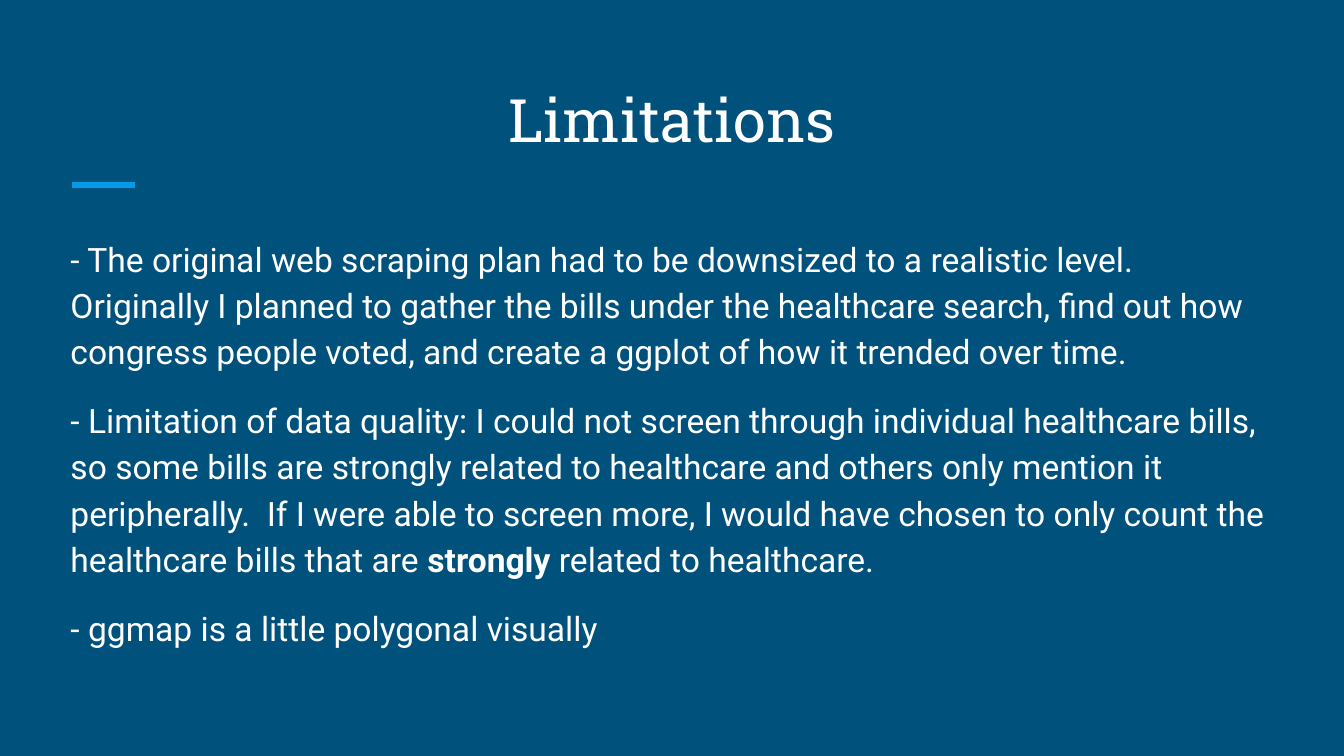
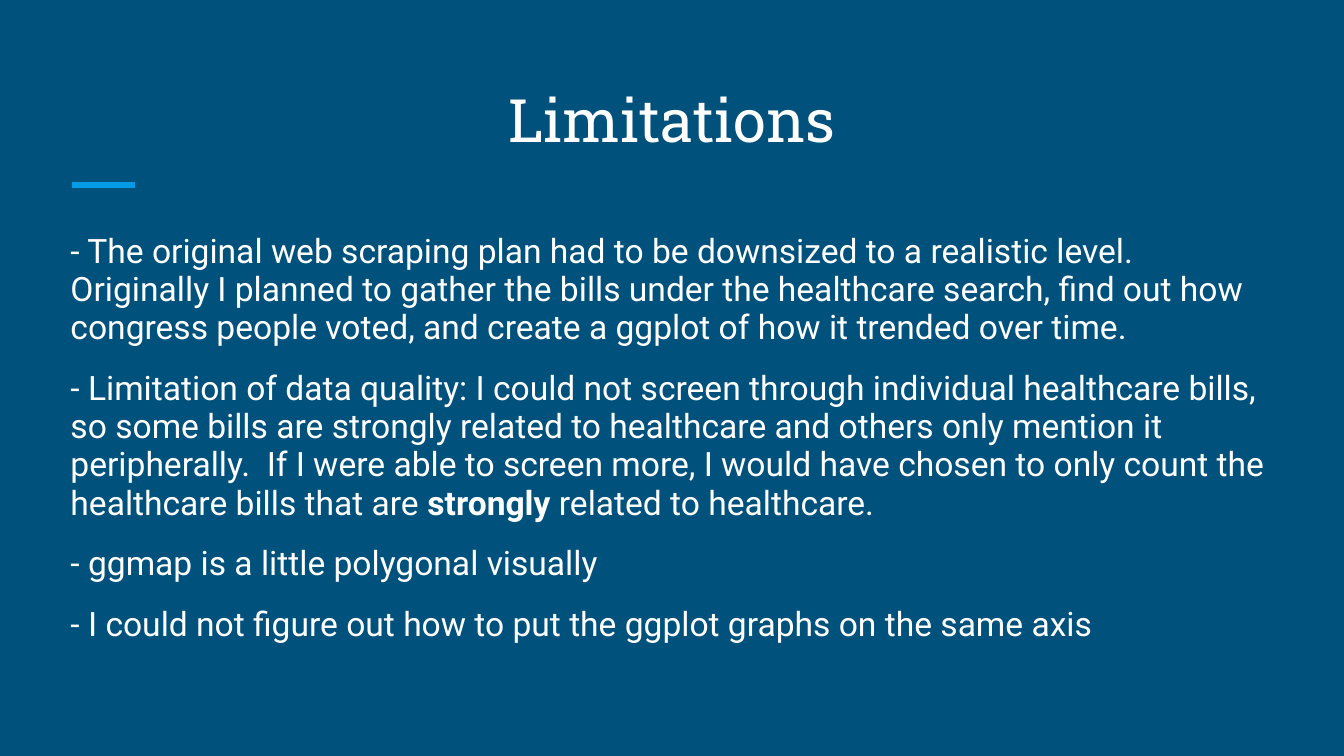
Before and after one commit to Foxxenn/Analysis_of_Congress_Healthcare, a slide deck: slide 16 of Analysis of Healthcare and Congress.pptx (slide 15 before the commit). Drawn at 1344x756 pixels with LibreOffice and Linux fonts; fonts in the diff are those of the drawing. Boxes give left, top, right and bottom in pixels: in the first picture for what was removed or moved away, otherwise in the second. Text is boxed around its words. In the diff, an @@ line names an element or a change of style, - is before the commit and + after.

Commit message:
Highlighted some words, added Congress 116

```diff
--- a/Analysis of Healthcare and Congress.pptx
+++ b/Analysis of Healthcare and Congress.pptx
@@ text at [70,237,1264,582]: line spacing 1.15 to 0.95; less space between paragraphs @@
@@ text at [88,610,1092,643]: paragraph added @@
+- I could not figure out how to put the ggplot graphs on the same axis
```
Also in this commit, not shown: 6 other slides changed, 1 slide added.
